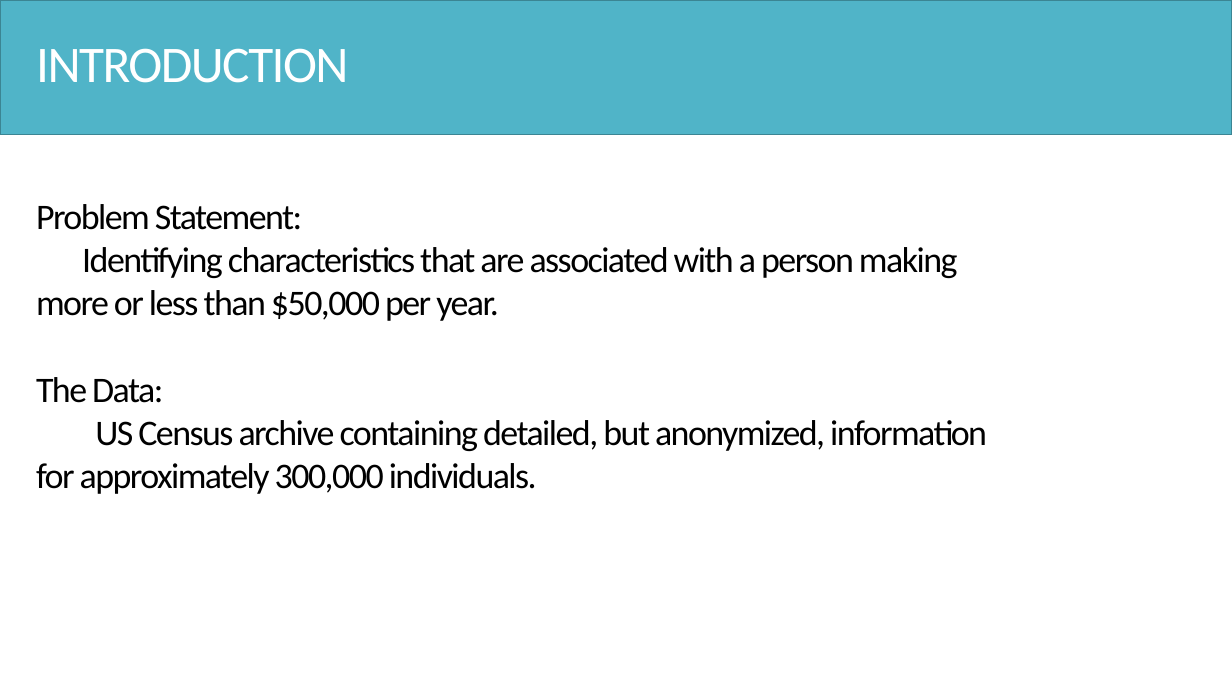
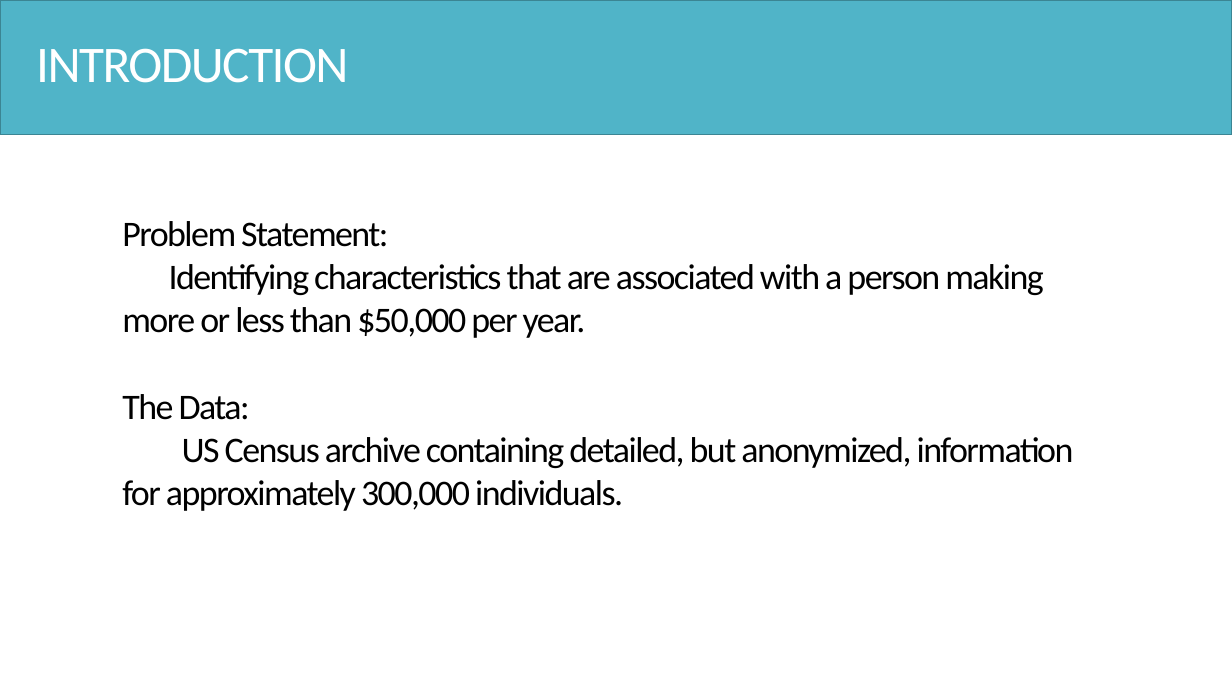
Before and after one commit to Hsgngr/dataiku_income_classification, a slide deck: slide 3 of Task_Presentation.pptx. Drawn at 1232x693 pixels with LibreOffice and Linux fonts; fonts in the diff are those of the drawing. Boxes give left, top, right and bottom in pixels: in the first picture for what was removed or moved away, otherwise in the second. Text is boxed around its words. In the diff, an @@ line names an element or a change of style, - is before the commit and + after.

```diff
--- a/Task_Presentation.pptx
+++ b/Task_Presentation.pptx
@@ text "Problem Statement:": place and size @@
-text "Problem Statement:" at box(36, 204, 987, 494)
+text "Problem Statement:" at box(122, 221, 1074, 511)
```
Also in this commit, not shown: 2 slides added, 1 slide removed.
